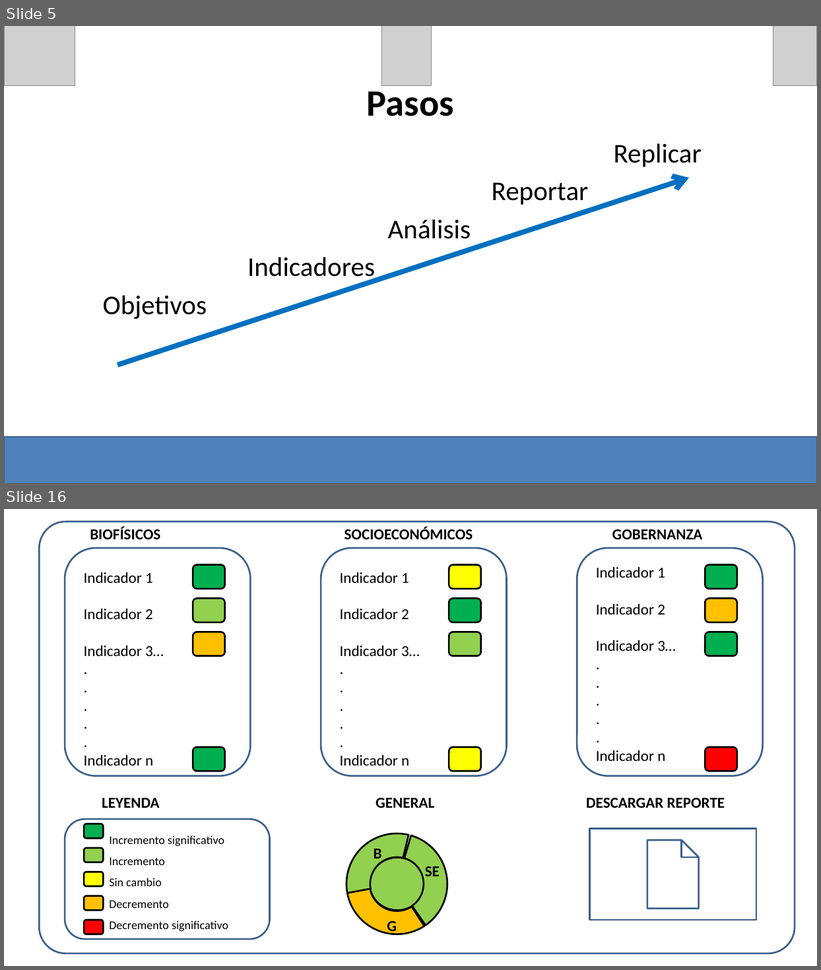
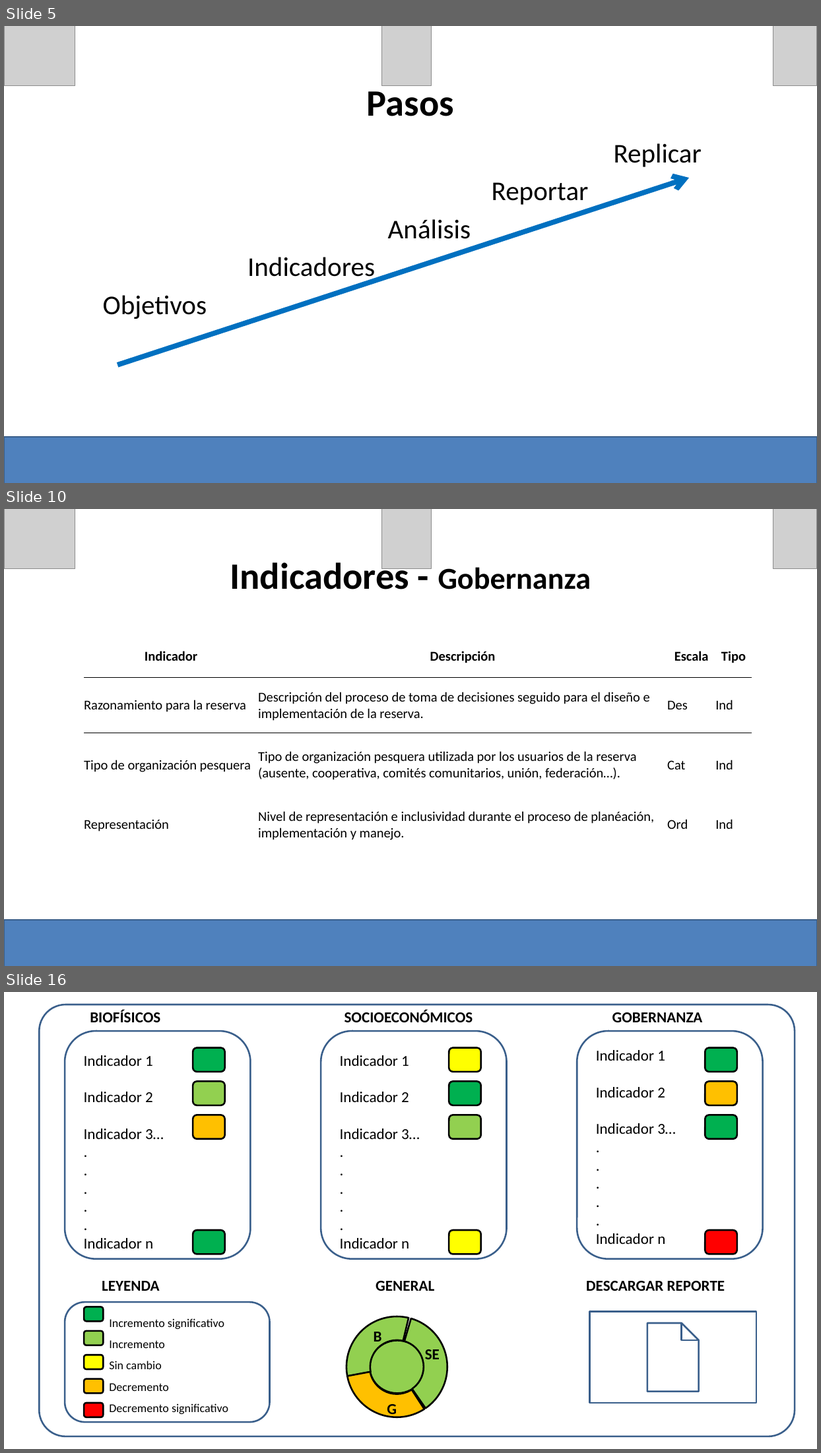
Before and after one commit to turfeffect/Docs, a slide deck: Presentations/Workshop in Mexico/Mexico Workshop.pptx. Shown one above the other, each under a label of ours: slides 5 and 16 before the commit, slides 5, 10 and 16 after it; the slides between them are not shown. The pictures are 821x970 and 821x1453 pixels, drawn with LibreOffice and Linux fonts; fonts in the diff are those of the drawing; grey boxes stand for pictures. Boxes give left, top, right and bottom in pixels: in the first picture for what was removed or moved away, otherwise in the second. Text is boxed around its words. In the diff, an @@ line names an element or a change of style, - is before the commit and + after.

```diff
--- a/Presentations/Workshop in Mexico/Mexico Workshop.pptx
+++ b/Presentations/Workshop in Mexico/Mexico Workshop.pptx
@@ slide 10 added at bbox=[4, 509, 817, 966], background #FFFFFF @@
@@ picture added at bbox=[4, 509, 75, 569] @@
@@ picture added at bbox=[382, 509, 431, 569] @@
@@ picture added at bbox=[773, 509, 817, 569] @@
@@ title added at bbox=[230, 557, 591, 590], 44 pt, text #000000, bold @@
+Indicadores - Gobernanza
@@ table added at bbox=[84, 635, 752, 853], 4 rows, 4 columns @@
+Indicador | Descripción | Escala | Tipo
+Razonamiento para la reserva | Descripción del proceso de toma de decisiones seguido para el diseño e implementación de la reserva. | Des | Ind
+Tipo de organización pesquera | Tipo de organización pesquera utilizada por los usuarios de la reserva (ausente, cooperativa, comités comunitarios, unión, federación…). | Cat | Ind
+Representación | Nivel de representación e inclusividad durante el proceso de planéación, implementación y manejo. | Ord | Ind
@@ rectangle added at bbox=[4, 920, 817, 966], fill #4F81BD, outline #3A5F8C 2 pt @@
```
Also in this commit, not shown: 8 slides changed, 3 other slides added, 4 slides removed, 1 other file.
